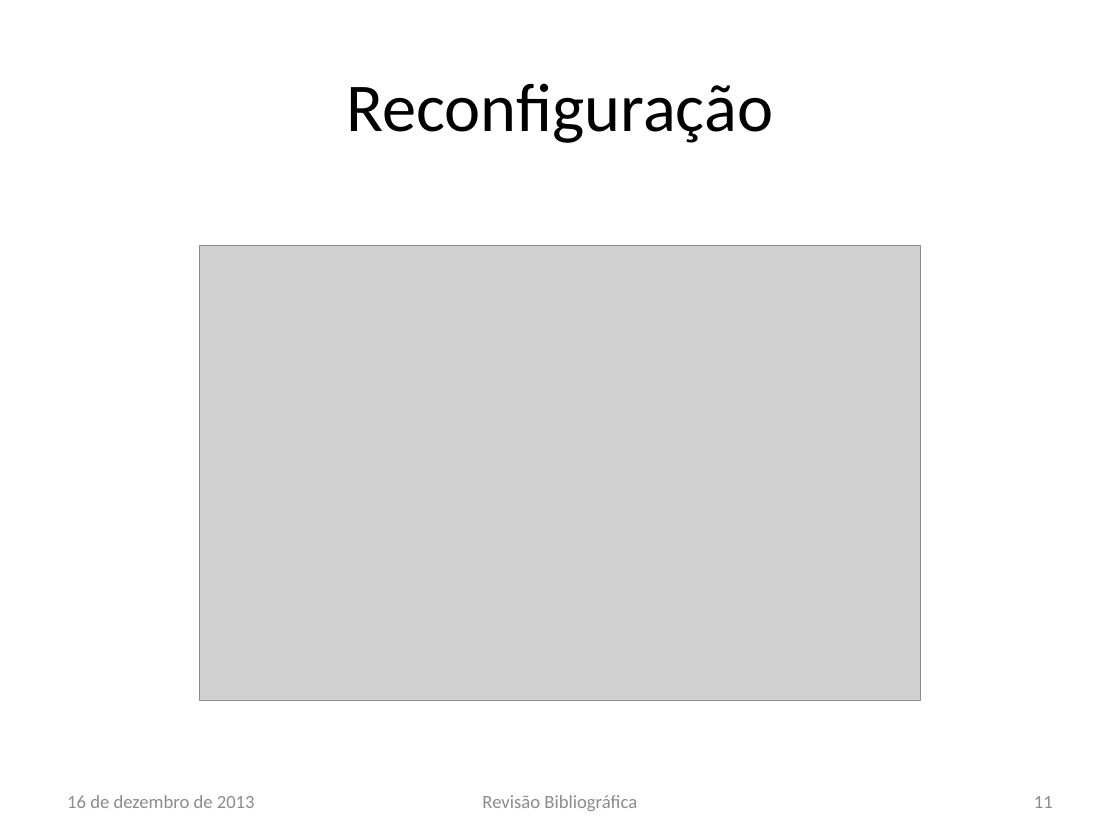
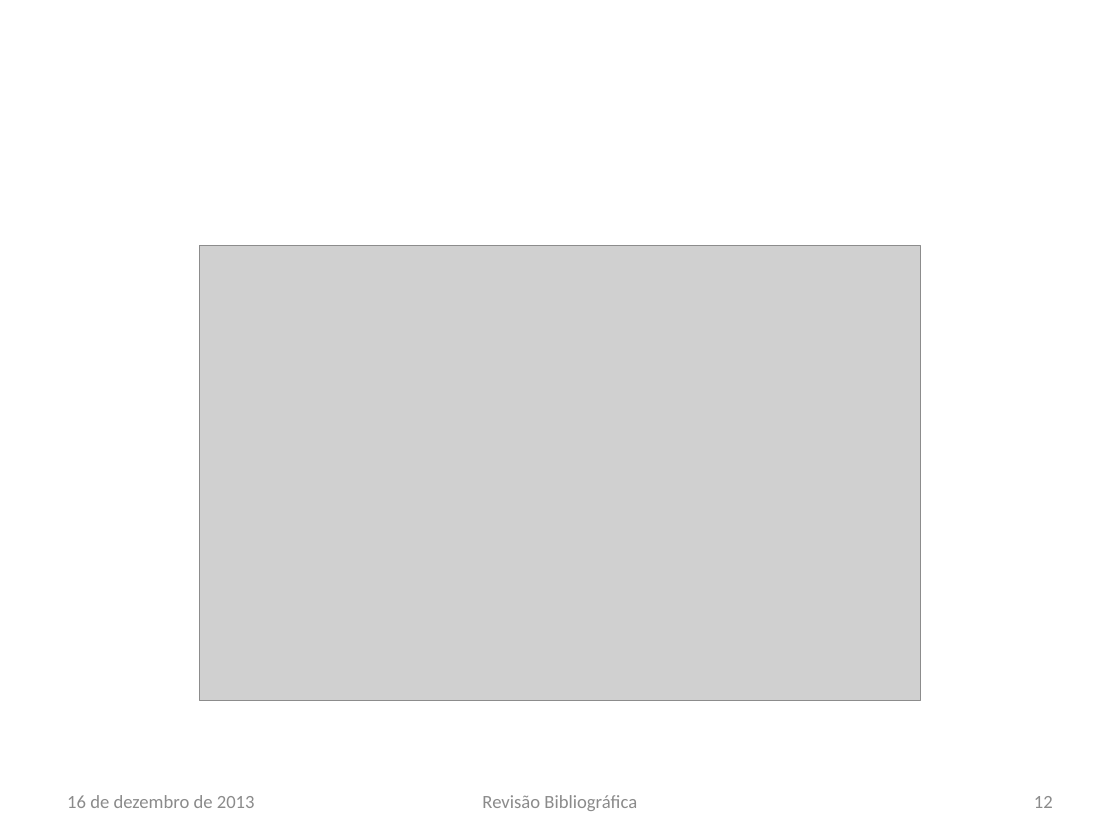
Before and after one commit to lsoliveira459/tg2, a slide deck: slide 12 of Apresentação/Estudo e Implementação de Reconfiguração Dinâmica.pptx (slide 11 before the commit). Drawn at 1120x840 pixels with LibreOffice and Linux fonts; fonts in the diff are those of the drawing; grey boxes stand for pictures; background and template pictures are left out. Boxes give left, top, right and bottom in pixels: in the first picture for what was removed or moved away, otherwise in the second. Text is boxed around its words. In the diff, an @@ line names an element or a change of style, - is before the commit and + after.

```diff
--- a/Apresentação/Estudo e Implementação de Reconfiguração Dinâmica.pptx
+++ b/Apresentação/Estudo e Implementação de Reconfiguração Dinâmica.pptx
@@ title removed at (346, 83, 773, 143) @@
-Reconfiguração
@@ page number at (1034, 796, 1053, 808): text changed @@
-11
+12
```
Also in this commit, not shown: 9 other slides changed, 1 slide added, 3 other files.
